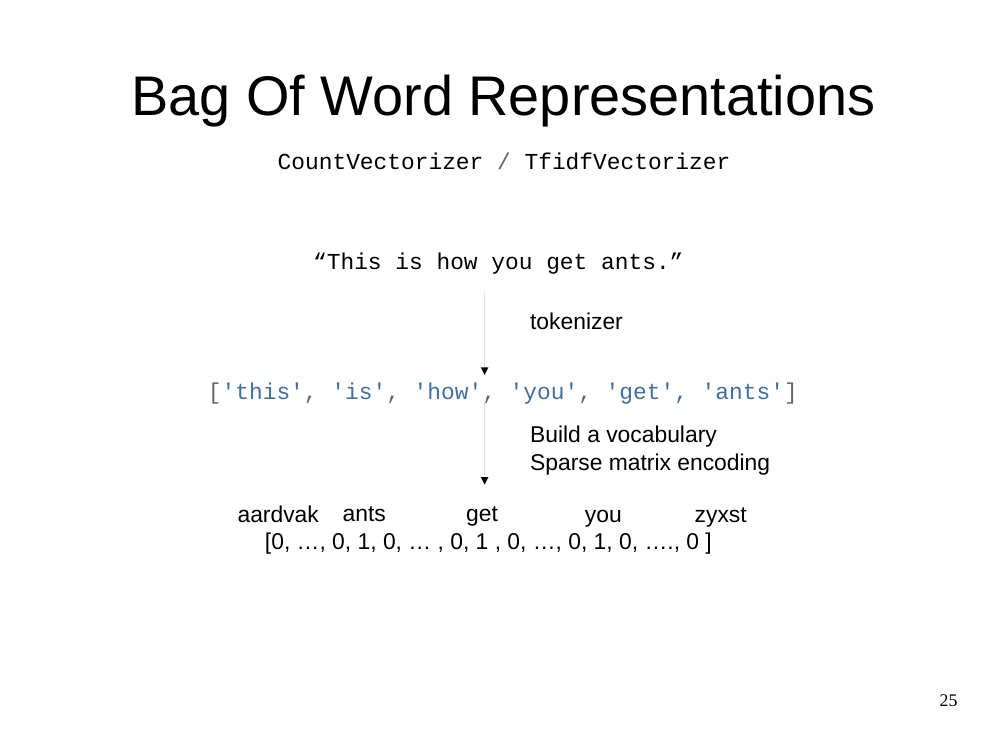
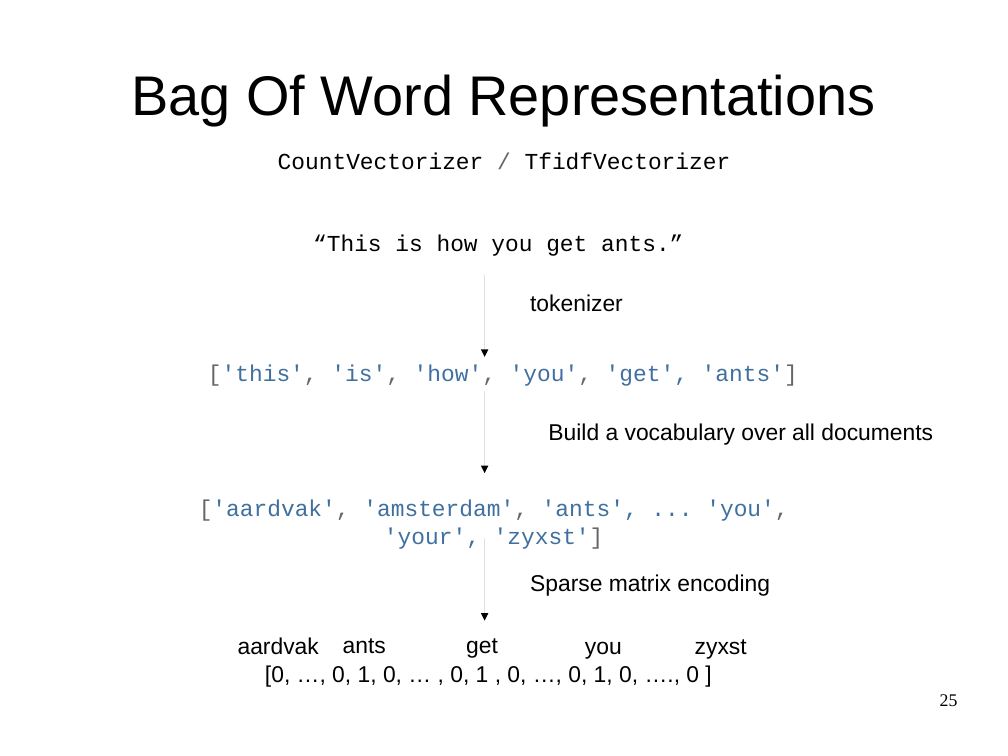
Before and after one commit to amueller/odscon-2015, a slide deck: slide 25 of machine-learning-with-scikit-learn-odscon.odp. Drawn at 1008x756 pixels with LibreOffice and Linux fonts; fonts in the diff are those of the drawing. Boxes give left, top, right and bottom in pixels: in the first picture for what was removed or moved away, otherwise in the second. Text is boxed around its words. In the diff, an @@ line names an element or a change of style, - is before the commit and + after.

```diff
--- a/machine-learning-with-scikit-learn-odscon.odp
+++ b/machine-learning-with-scikit-learn-odscon.odp
@@ 2 texts, 1 arrow: place and size @@
-2 texts, 1 arrow at bbox=[313, 253, 683, 375]
+2 texts, 1 arrow at bbox=[313, 235, 683, 357]
@@ text "['this', 'is', 'how', 'you', 'get', ...": place and size @@
-text "['this', 'is', 'how', 'you', 'get', ..." at bbox=[208, 382, 798, 404]
+text "['this', 'is', 'how', 'you', 'get', ..." at bbox=[208, 364, 798, 386]
@@ arrow moved from (485, 402) - (485, 485) to (485, 391) - (485, 473) @@
@@ text at bbox=[530, 425, 716, 447]: paragraph removed @@
-Build a vocabulary
@@ text added at bbox=[548, 423, 933, 445], 18 pt, text #000000 @@
+Build a vocabulary over all documents
@@ text added at bbox=[199, 500, 788, 549], 18 pt, text #4070A0 @@
+['aardvak', 'amsterdam', 'ants', ... 'you', 'your', 'zyxst']
@@ arrow added from (485, 539) to (485, 621), #000000 0 pt @@
@@ text "Sparse matrix encoding": place and size @@
-text "Sparse matrix encoding" at bbox=[530, 425, 770, 475]
+text "Sparse matrix encoding" at bbox=[530, 574, 770, 596]
@@ 3 texts: place and size @@
-3 texts at bbox=[238, 505, 747, 527]
+3 texts at bbox=[238, 637, 747, 659]
@@ 3 texts: place and size @@
-3 texts at bbox=[265, 506, 699, 554]
+3 texts at bbox=[265, 638, 699, 687]
```
Also in this commit, not shown: 5 other slides changed, 1 slide added, 4 slides removed.
